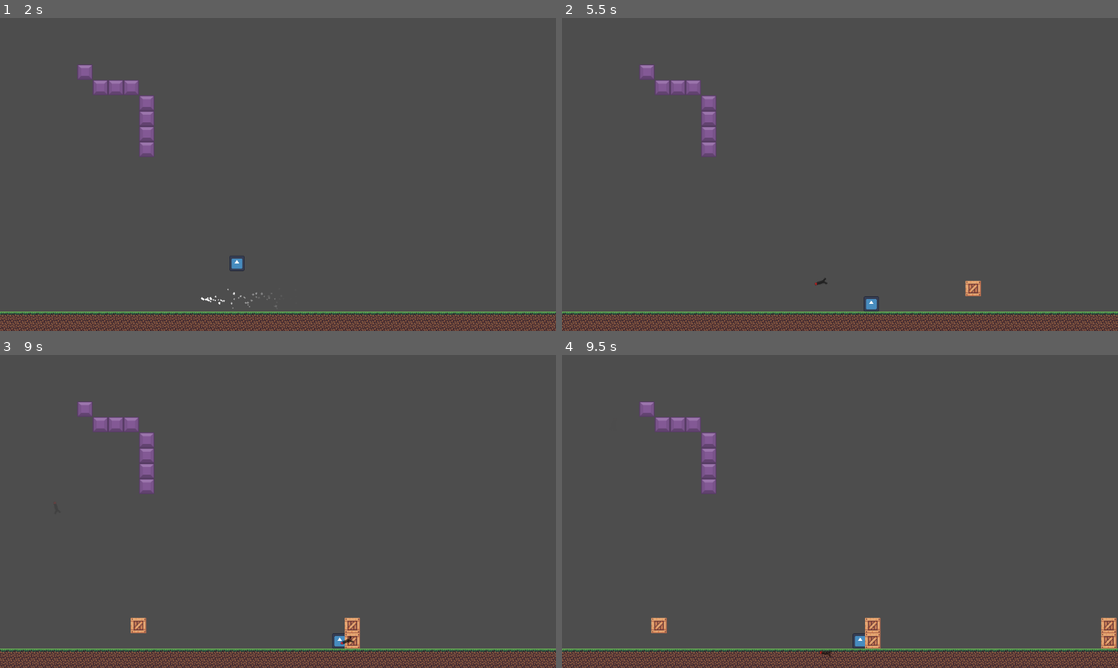
Above: before the commit, frames 1-4 (two rows, left to right).
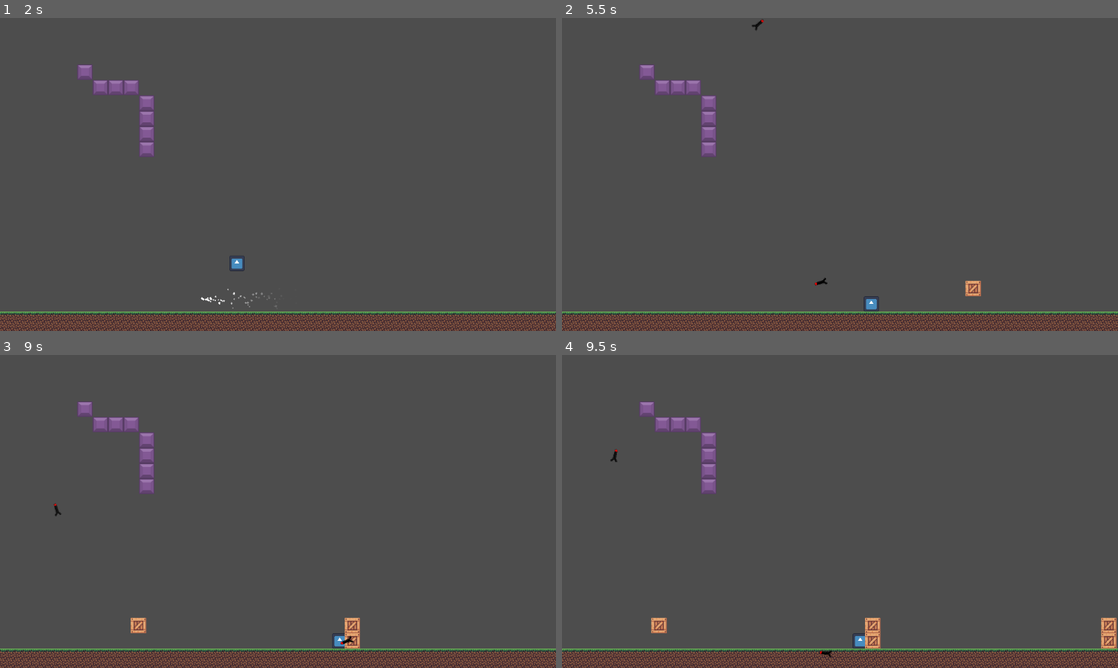
Above: after the commit, the same moments.

Repository: Sch1nken/EndlessRunnerJam
Game: Godot game, scene res://game/game.tscn
The game is run twice, just before and just after one commit, with the same random seed, the same clock (stepped at 60 frames per second) and the same inputs. The engine's default icon, where the game draws it, is replaced by a stand-in: a white triangle on a blue panel in a dark square.
Inputs:
- Up to frame 1 (2 s): tap Enter (ui_accept) at 0.5, 0.77, 1.52 s; hold Right (ui_right) from 0.53 s (still down)
- Up to frame 2 (5.5 s): release Right (ui_right) at 2.03 s; hold Left (ui_left) 2.03-2.78 s; hold Right (ui_right) 2.78-4.28 s; tap Enter (ui_accept) at 3.02, 3.77, 4.52 s; hold Left (ui_left) 4.28-5.03 s; hold Right (ui_right) from 5.03 s (still down)
- Up to frame 3 (9 s): release Right (ui_right) at 5.78 s; hold Left (ui_left) 5.78-7.28 s; tap Enter (ui_accept) at 6.02, 6.77, 7.52 s; hold Right (ui_right) from 7.28 s (still down)
- Up to frame 4 (9.5 s): keep holding Right (ui_right); tap Enter (ui_accept) at 9.02 s

Frame 1 is identical in both runs. In frame 2, less than 0.1% of the frame differs, in the area x 34-48%, y 0-86%; in frame 3, less than 0.1%, in the area x 9-64%, y 47-93%; in frame 4, less than 0.1%.

Commit message:
:airplane:

Diff:
--- a/game/game.tscn
+++ b/game/game.tscn
@@ -27,27 +27,6 @@
 4:0/0 = 0
 5:0/0 = 0
 6:0/0 = 0
-7:0/0 = 0
-8:0/0 = 0
-9:0/0 = 0
-10:0/0 = 0
-11:0/0 = 0
-12:0/0 = 0
-13:0/0 = 0
-0:1/0 = 0
-1:1/0 = 0
-2:1/0 = 0
-3:1/0 = 0
-4:1/0 = 0
-5:1/0 = 0
-6:1/0 = 0
-7:1/0 = 0
-8:1/0 = 0
-9:1/0 = 0
-10:1/0 = 0
-11:1/0 = 0
-12:1/0 = 0
-13:1/0 = 0
 
 [sub_resource type="TileSet" id="TileSet_3fl17"]
 tile_size = Vector2i(32, 32)
--- a/game/homing_missile.gd
+++ b/game/homing_missile.gd
@@ -5,6 +5,12 @@
 @onready var sprite_2d: Sprite2D = $Sprite2D
 
 var blink_started: bool = false
+
+const BLINK_START_THRESHOLD: float = 0.8
+const MIN_FREQUENCY: float = 1.5 * PI
+const MAX_FREQUENCY: float = 4.0 * PI
+const BASE_SPEED: float = 350.0
+const SLOW_SPEED: float = 150.0
 
 func _process(delta: float) -> void:
 	#var velocity: Vector2 = Vector2(1.0, 0.0)
@@ -14,15 +20,27 @@
 
 	var dir = global_position.direction_to(target.global_position).angle()
 	global_rotation = rotate_toward(rotation, dir, delta)
+	var time_progress: float = 1 - (life_timer.time_left / life_timer.wait_time)
 
-	position += transform.x * delta * 350.0
+	var speed = BASE_SPEED
 
 	if not blink_started:
-		if life_timer.time_left < 3.5:
-			print("now")
+		if time_progress >= BLINK_START_THRESHOLD:
+			print("start blinking")
 			blink_started = true
 	else:
-		sprite_2d.modulate = Color(1.0, 1.0, 1.0, life_timer.time_left / life_timer.wait_time)
+		speed = remap(time_progress, BLINK_START_THRESHOLD, 1.0, BASE_SPEED, SLOW_SPEED)
+
+		var frequency: float = remap(time_progress, BLINK_START_THRESHOLD, 0.95, MIN_FREQUENCY, MAX_FREQUENCY)
+
+		var alpha: float = abs(sin(frequency))
+
+		#print("time_progress: ", time_progress, ", frequency: ", frequency, ", alpha:" , alpha)
+		# einfach ausfaden
+		#var alpha: float = 1.0 -
+		sprite_2d.modulate = Color(1.0, 1.0, 1.0, alpha)
+
+	position += transform.x * delta * speed
 
 func _on_life_timer_timeout() -> void:
 	queue_free()
